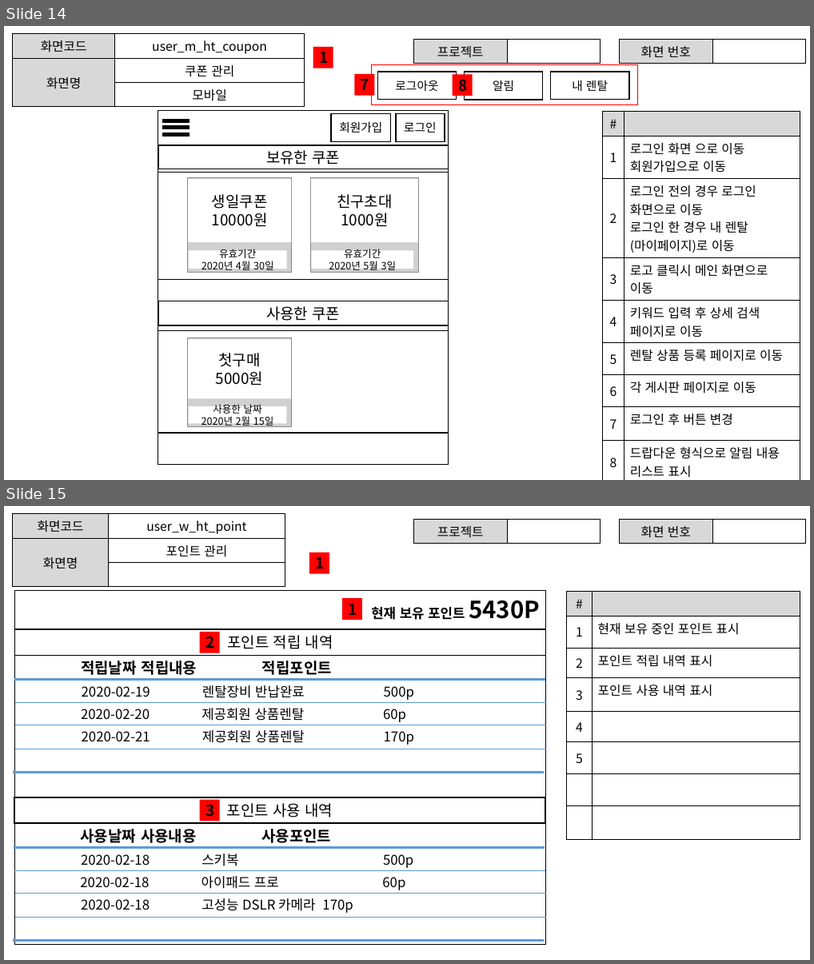
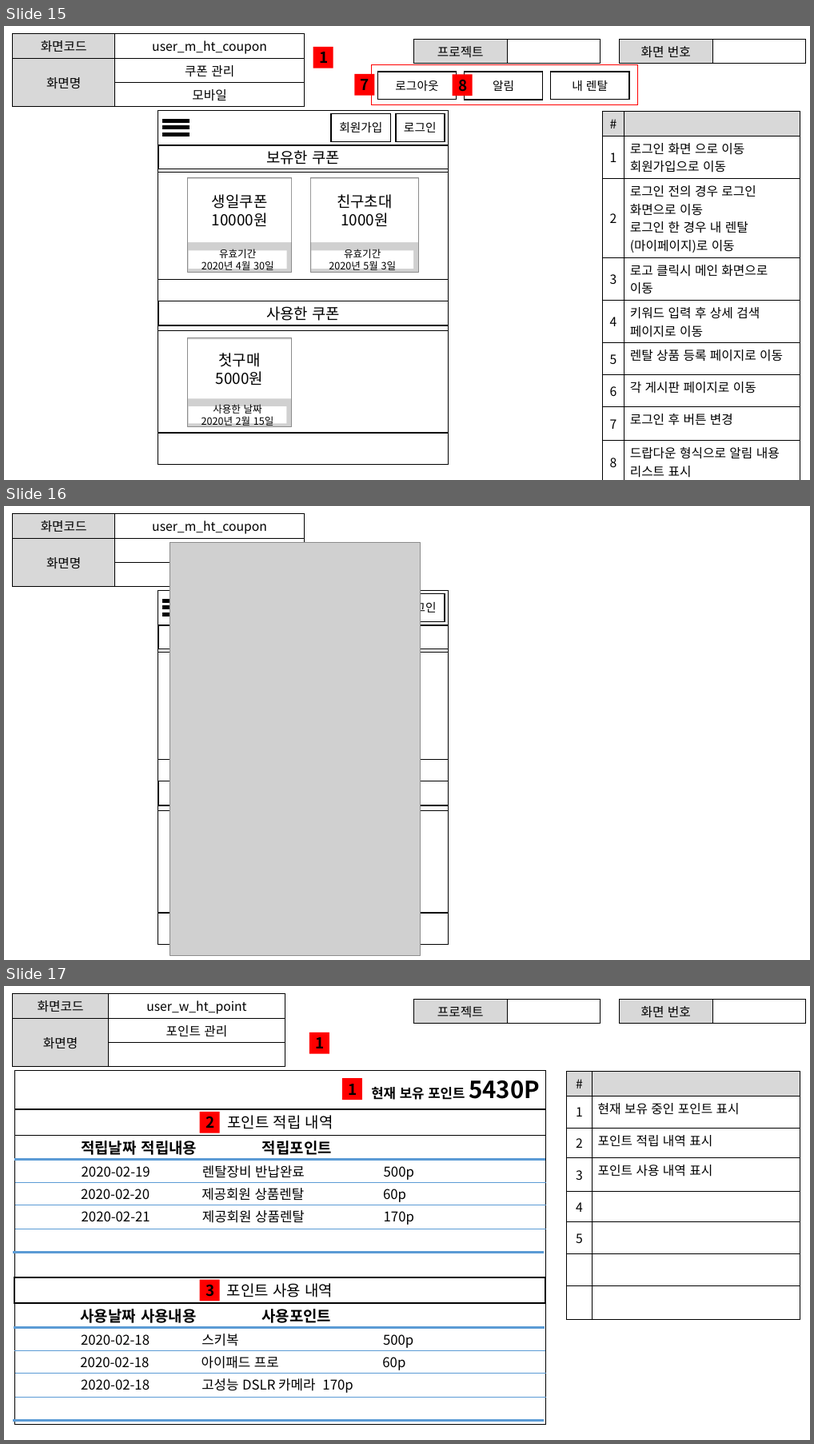
Before and after one commit to ezenteam2/RentalEquip, a slide deck: 0 발표용 파워포인트/project04 - 파워포인트 종합 - 현태.pptx. Shown one above the other, each under a label of ours: slides 14 and 15 before the commit, slides 15, 16 and 17 after it. The pictures are 814x964 and 814x1444 pixels, drawn with LibreOffice and Linux fonts; fonts in the diff are those of the drawing; grey boxes stand for pictures. Boxes give left, top, right and bottom in pixels: in the first picture for what was removed or moved away, otherwise in the second. Text is boxed around its words. In the diff, an @@ line names an element or a change of style, - is before the commit and + after.

```diff
--- a/0 발표용 파워포인트/project04 - 파워포인트 종합 - 현태.pptx
+++ b/0 발표용 파워포인트/project04 - 파워포인트 종합 - 현태.pptx
@@ slide 16 added at (4, 506, 810, 960), background #FFFFFF @@
@@ table added at (13, 514, 305, 577), 3 rows, 2 columns @@
+화면코드 | user_m_ht_coupon
+화면명 | 쿠폰 관리
+ | 모바일
@@ picture added at (170, 542, 421, 955) @@
@@ rectangle added at (158, 590, 449, 944), outline #000000 1 pt @@
@@ line added from (162, 600) to (190, 600), #000000 4.5 pt @@
@@ rectangle added at (396, 594, 445, 621), outline #000000 1.5 pt, 14 pt, text #000000 @@
+로그인
@@ rectangle added at (158, 625, 449, 648), outline #000000 1.5 pt @@
@@ line added from (162, 608) to (190, 608), #000000 4.5 pt @@
@@ line added from (162, 614) to (190, 614), #000000 4.5 pt @@
@@ rectangle added at (158, 652, 449, 760), outline #000000 1.5 pt @@
@@ rectangle added at (158, 780, 449, 805), outline #000000 1.5 pt @@
@@ rectangle added at (158, 810, 449, 912), outline #000000 1.5 pt @@
@@ what was slide 14 is now slide 15 @@
@@ what was slide 15 is now slide 17 @@
```
Also in this commit, not shown: 3 other slides added, 1 other file.
